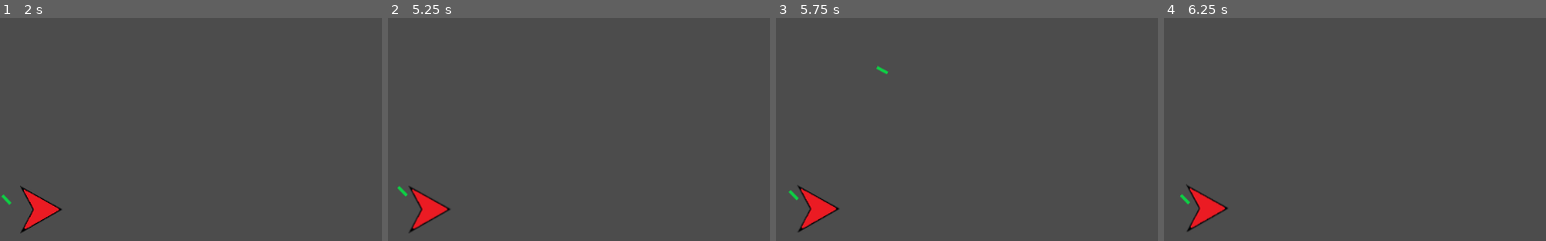
Above: before the commit, frames 1-4 (left to right).
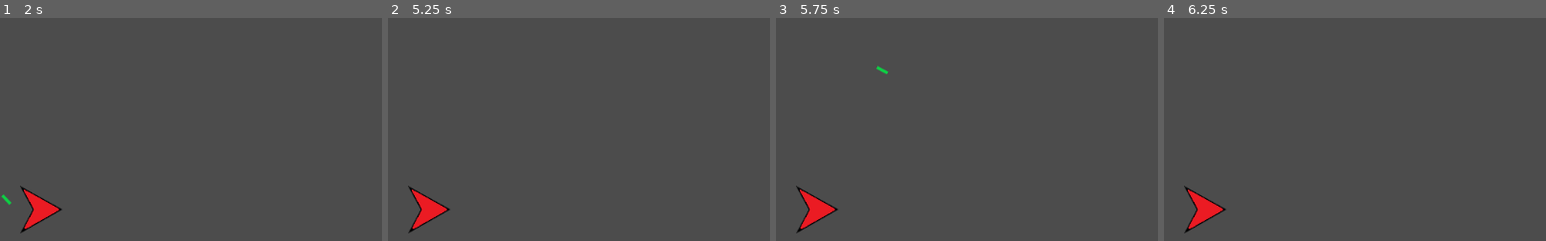
Above: after the commit, the same moments.

Repository: afkpuezo/blinkshooter
Game: Godot game, scene res://demo/demo.tscn
Two runs of this game, one before a commit and one after it. Both use one fixed random seed, a clock stepped at 60 frames per second and the inputs below. The project has no main scene, so this scene is started directly.
Inputs (mouse positions are % of the whole screen's width and height, from its top left):
- Up to frame 1 (2 s): tap Enter at 0.5 s; move the mouse to (72, 45) at 0.52 s; click (72, 45) at 0.6 s; move the mouse to (30, 55) at 1.27 s; click (30, 55) at 1.35 s
- Up to frame 2 (5.25 s): tap Space at 2, 3.5, 5 s; move the mouse to (60, 28) at 2.02 s; click (60, 28) at 2.1 s; tap Enter at 2.75, 4.25 s; move the mouse to (45, 70) at 2.77 s; click (45, 70) at 2.85 s; move the mouse to (80, 65) at 3.52 s; click (80, 65) at 3.6 s; move the mouse to (20, 35) at 4.27 s; click (20, 35) at 4.35 s; move the mouse to (55, 50) at 5.02 s; click (55, 50) at 5.1 s
- Up to frame 3 (5.75 s): no input
- Up to frame 4 (6.25 s): move the mouse to (35, 25) at 5.77 s; click (35, 25) at 5.85 s
The pictures show only the part of the screen within x 43-93%, y 40-90%; the shares and areas given below are measured in that part.

Frame 1 is identical in both runs. In frame 2, 0.2% of the frame differs, in the area x 2-16%, y 75-95%; in frame 3, 0.4%; in frame 4, 0.5%, in the area x 4-17%, y 74-97%.

Commit message:
bullets damage stuff

Diff:
--- a/Player/Player.gd
+++ b/Player/Player.gd
@@ -42,3 +42,9 @@
 ## reset animation
 func _on_animation_end(old_anim):
 	anim_player.play("Idle")
+
+
+## the fact that I have to extend this makes me think I'm doing something wrong
+func take_damage(amount, source) -> void:
+	#print("DEBUG: enemy taking damage: %d" % amount)
+	.take_damage(amount, source)
--- a/Player/Player.tscn
+++ b/Player/Player.tscn
@@ -7,6 +7,7 @@
 [ext_resource path="res://movement_stats/movement_stats.gd" type="Script" id=5]
 [ext_resource path="res://player/weapon/bullet_spawn_point.gd" type="Script" id=6]
 [ext_resource path="res://player/action/action_bar.gd" type="Script" id=7]
+[ext_resource path="res://hit_boxes/hurt_box.gd" type="Script" id=8]
 
 [sub_resource type="Animation" id=1]
 resource_name = "Idle"
@@ -41,8 +42,8 @@
 
 [node name="Player" type="KinematicBody2D"]
 z_index = 1
-collision_layer = 2
-collision_mask = 3
+collision_layer = 0
+collision_mask = 0
 script = ExtResource( 1 )
 
 [node name="Sprite" type="Sprite" parent="."]
@@ -94,5 +95,15 @@
 [node name="CollisionPolygon2D" type="CollisionPolygon2D" parent="."]
 polygon = PoolVector2Array( 28, 0, -26, 30, -10, 0, -26, -30 )
 
+[node name="HurtBox" type="Area2D" parent="."]
+collision_layer = 4
+collision_mask = 0
+script = ExtResource( 8 )
+
+[node name="CollisionPolygon2D" type="CollisionPolygon2D" parent="HurtBox"]
+build_mode = 1
+polygon = PoolVector2Array( -10, 0, -27, -30, 24, 0, -27, 30 )
+
 [connection signal="value_changed" from="CombatResources/Health" to="." method="_check_for_death"]
 [connection signal="animation_finished" from="AnimationPlayer" to="." method="_on_animation_end"]
+[connection signal="took_damage" from="HurtBox" to="." method="take_damage"]
--- a/bullet/bullet.gd
+++ b/bullet/bullet.gd
@@ -15,3 +15,12 @@
 
 func _on_Timer_timeout() -> void:
 	queue_free()
+
+
+func _on_HitBox_area_entered(area) -> void:
+	#print("DEBUG: bullet hitbox area entered by: %s" % area.name)
+	if area is HurtBox:
+		area.take_damage(damage, self)
+		queue_free()
+	else:
+		print("DEBUG: Bullet._on_HitBox_area_entered() passed a non-HurtBox area: %s" % area.name)
--- a/bullet/bullet.tscn
+++ b/bullet/bullet.tscn
@@ -1,17 +1,19 @@
 [gd_scene load_steps=7 format=2]
 
-[ext_resource path="res://hit_boxes/hitbox.gd" type="Script" id=1]
+[ext_resource path="res://hit_boxes/hit_box.gd" type="Script" id=1]
 [ext_resource path="res://bullet/bullet_mover.gd" type="Script" id=2]
 [ext_resource path="res://movement_stats/movement_stats.gd" type="Script" id=3]
 [ext_resource path="res://bullet/bullet.gd" type="Script" id=4]
 
 [sub_resource type="RectangleShape2D" id=1]
+extents = Vector2( 8, 2 )
 
 [sub_resource type="RectangleShape2D" id=2]
+extents = Vector2( 1, 1 )
 
 [node name="Bullet" type="KinematicBody2D"]
-collision_layer = 8
-collision_mask = 7
+collision_layer = 0
+collision_mask = 0
 script = ExtResource( 4 )
 
 [node name="MovementStats" type="Node" parent="."]
@@ -29,6 +31,8 @@
 
 [node name="HitBox" type="Area2D" parent="."]
 scale = Vector2( 1, 1.00313 )
+collision_layer = 8
+collision_mask = 6
 script = ExtResource( 1 )
 
 [node name="CollisionShape2D" type="CollisionShape2D" parent="HitBox"]
@@ -38,3 +42,4 @@
 shape = SubResource( 2 )
 
 [connection signal="timeout" from="Timer" to="." method="_on_Timer_timeout"]
+[connection signal="area_entered" from="HitBox" to="." method="_on_HitBox_area_entered"]
--- a/bullet/bullets/big_bullet.tscn
+++ b/bullet/bullets/big_bullet.tscn
@@ -4,10 +4,14 @@
 [ext_resource path="res://bullet/bullet.tscn" type="PackedScene" id=2]
 
 [node name="BigBullet" instance=ExtResource( 2 )]
-scale = Vector2( 4, 3 )
+scale = Vector2( 3, 3 )
+damage = 35
 
 [node name="MovementStats" parent="." index="0"]
 MAX_SPEED = 200
 
 [node name="Sprite" type="Sprite" parent="." index="3"]
 texture = ExtResource( 1 )
+
+[node name="CollisionShape2D" parent="." index="5"]
+visible = false
--- a/bullet/bullets/small_bullet.tscn
+++ b/bullet/bullets/small_bullet.tscn
@@ -4,6 +4,7 @@
 [ext_resource path="res://bullet/bullet.tscn" type="PackedScene" id=2]
 
 [node name="SmallBullet" instance=ExtResource( 2 )]
+damage = 10
 
 [node name="Sprite" type="Sprite" parent="." index="3"]
 texture = ExtResource( 1 )
--- a/enemy/enemy.gd
+++ b/enemy/enemy.gd
@@ -1,4 +1,4 @@
-extends KinematicBody2D
+extends Unit
 class_name Enemy
 ## VERY placeholder right now
 
@@ -6,3 +6,14 @@
 func _physics_process(delta: float) -> void:
 	#var velocity = move_and_slide(Vector2.ZERO) # wont collide if not doing this?
 	var velocity = move_and_collide(Vector2.ZERO)
+
+
+## the fact that I have to extend this makes me think I'm doing something wrong
+func _check_for_death(new_health_value) -> void:
+	._check_for_death(new_health_value)
+
+
+## the fact that I have to extend this makes me think I'm doing something wrong
+func take_damage(amount, source) -> void:
+	#print("DEBUG: enemy taking damage: %d" % amount)
+	.take_damage(amount, source)
--- a/enemy/enemy.tscn
+++ b/enemy/enemy.tscn
@@ -1,18 +1,23 @@
-[gd_scene load_steps=4 format=2]
+[gd_scene load_steps=7 format=2]
 
 [ext_resource path="res://enemy/enemy.png" type="Texture" id=1]
-[ext_resource path="res://hit_boxes/hitbox.gd" type="Script" id=2]
+[ext_resource path="res://hit_boxes/hit_box.gd" type="Script" id=2]
 [ext_resource path="res://enemy/enemy.gd" type="Script" id=3]
+[ext_resource path="res://unit/mover.gd" type="Script" id=4]
+[ext_resource path="res://combat_resource/combat_resource.gd" type="Script" id=5]
+[ext_resource path="res://hit_boxes/hurt_box.gd" type="Script" id=6]
 
 [node name="Enemy" type="KinematicBody2D"]
-collision_layer = 4
-collision_mask = 7
+collision_layer = 0
+collision_mask = 0
 script = ExtResource( 3 )
 
 [node name="Sprite" type="Sprite" parent="."]
 texture = ExtResource( 1 )
 
 [node name="HitBox" type="Area2D" parent="."]
+collision_layer = 8
+collision_mask = 0
 script = ExtResource( 2 )
 
 [node name="CollisionPolygon2D" type="CollisionPolygon2D" parent="HitBox"]
@@ -21,3 +26,24 @@
 
 [node name="CollisionPolygon2D" type="CollisionPolygon2D" parent="."]
 polygon = PoolVector2Array( 28, 0, -26, 30, -10, 0, -26, -30 )
+
+[node name="CombatResources" type="Node" parent="."]
+
+[node name="Health" type="Node" parent="CombatResources"]
+script = ExtResource( 5 )
+INITIAL_VALUE = 100
+
+[node name="Mover" type="Node" parent="."]
+script = ExtResource( 4 )
+
+[node name="HurtBox" type="Area2D" parent="."]
+collision_layer = 4
+collision_mask = 0
+script = ExtResource( 6 )
+
+[node name="CollisionPolygon2D" type="CollisionPolygon2D" parent="HurtBox"]
+build_mode = 1
+polygon = PoolVector2Array( -10, 0, -27, -30, 24, 0, -27, 30 )
+
+[connection signal="value_changed" from="CombatResources/Health" to="." method="_check_for_death"]
+[connection signal="took_damage" from="HurtBox" to="." method="take_damage"]
--- a/hit_boxes/hitbox.gd
+++ b/hit_boxes/hit_box.gd
@@ -3,10 +3,6 @@
 ## Bullets and attacks have these
 
 
+## NOTE: probably redundant
 func get_class() -> String:
 	return "HitBox"
-
-
-## TODO: better way of doing this?
-func get_damage() -> int:
-	return owner.damage
--- /dev/null
+++ b/hit_boxes/hurt_box.gd
@@ -0,0 +1,10 @@
+extends Area2D
+class_name HurtBox
+## Defines where a Unit takes damage.
+
+
+signal took_damage(amount, source)
+
+
+func take_damage(amount: int, source):
+	emit_signal("took_damage", amount, source)
--- a/project.godot
+++ b/project.godot
@@ -49,7 +49,7 @@
 "language": "GDScript",
 "path": "res://player/action/demo_action.gd"
 }, {
-"base": "KinematicBody2D",
+"base": "Unit",
 "class": "Enemy",
 "language": "GDScript",
 "path": "res://enemy/enemy.gd"
@@ -57,7 +57,12 @@
 "base": "Area2D",
 "class": "HitBox",
 "language": "GDScript",
-"path": "res://hit_boxes/hitbox.gd"
+"path": "res://hit_boxes/hit_box.gd"
+}, {
+"base": "Area2D",
+"class": "HurtBox",
+"language": "GDScript",
+"path": "res://hit_boxes/hurt_box.gd"
 }, {
 "base": "Node",
 "class": "InputMover",
@@ -135,6 +140,7 @@
 "DemoAction": "",
 "Enemy": "",
 "HitBox": "",
+"HurtBox": "",
 "InputMover": "",
 "MovementStats": "",
 "Mover": "",
--- a/unit/mover.gd
+++ b/unit/mover.gd
@@ -7,5 +7,5 @@
 ## The given unit should be the user/owner of this Mover.
 ## That unit should call this method during it's _physics_update() method.
 func physics_update(unit, movement_stats: MovementStats, delta: float):
-	print("DEBUG: Mover.physics_update() called")
+	#print("DEBUG: Mover.physics_update() called")
 	unit.move_and_collide(Vector2.ZERO)
--- a/unit/unit.gd
+++ b/unit/unit.gd
@@ -83,3 +83,16 @@
 ## returns true/false based on if the amount was actually gained
 func gain_resource(type: int, amount: int) -> bool:
 	return can_gain_resource(type, amount) and combat_resources[type].change_amount(amount)
+
+
+## should be connected to hitbox signals
+## just calls lose_resource method
+func take_damage(amount: int, source):
+	lose_resource(CombatResource.Type.HEALTH, amount)
+
+
+## should be connected to the signal of the health resource
+## if the new amount is 0, we ded
+func _check_for_death(new_health_value) -> void:
+	if new_health_value == 0:
+		queue_free() # NOTE: should have a seperate die() method?
--- a/unit/unit.tscn
+++ b/unit/unit.tscn
@@ -8,6 +8,8 @@
 
 [node name="Unit" type="KinematicBody2D"]
 visible = false
+collision_layer = 0
+collision_mask = 0
 script = ExtResource( 1 )
 
 [node name="CombatResources" type="Node" parent="."]
Not shown: 1 places in Player/Player.tscn that only renumber resources
